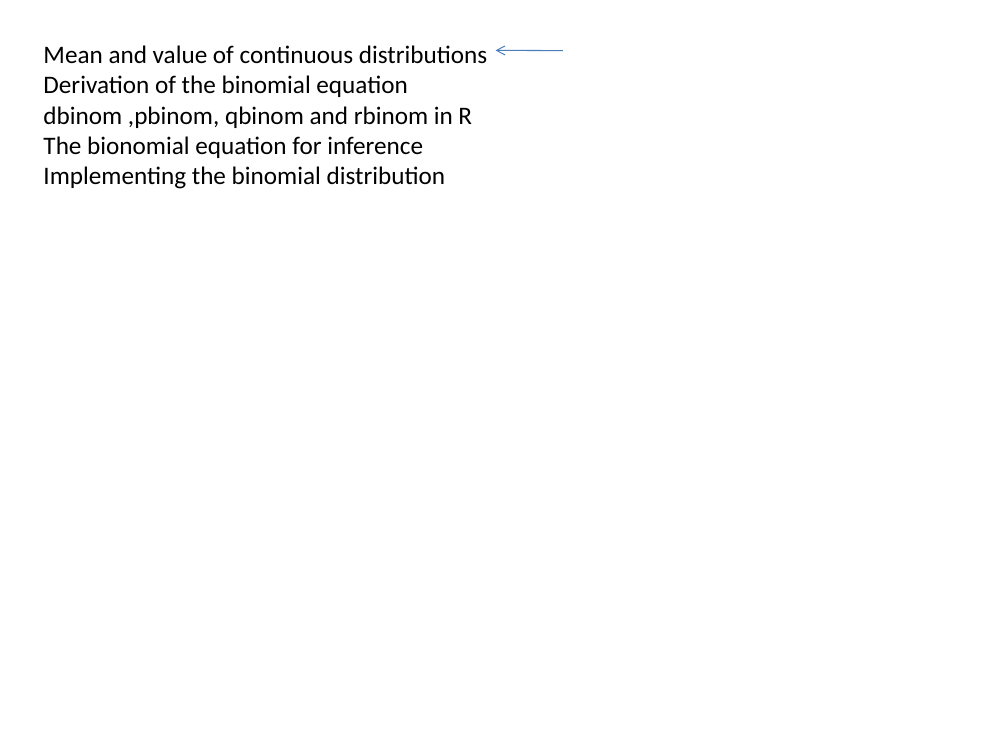
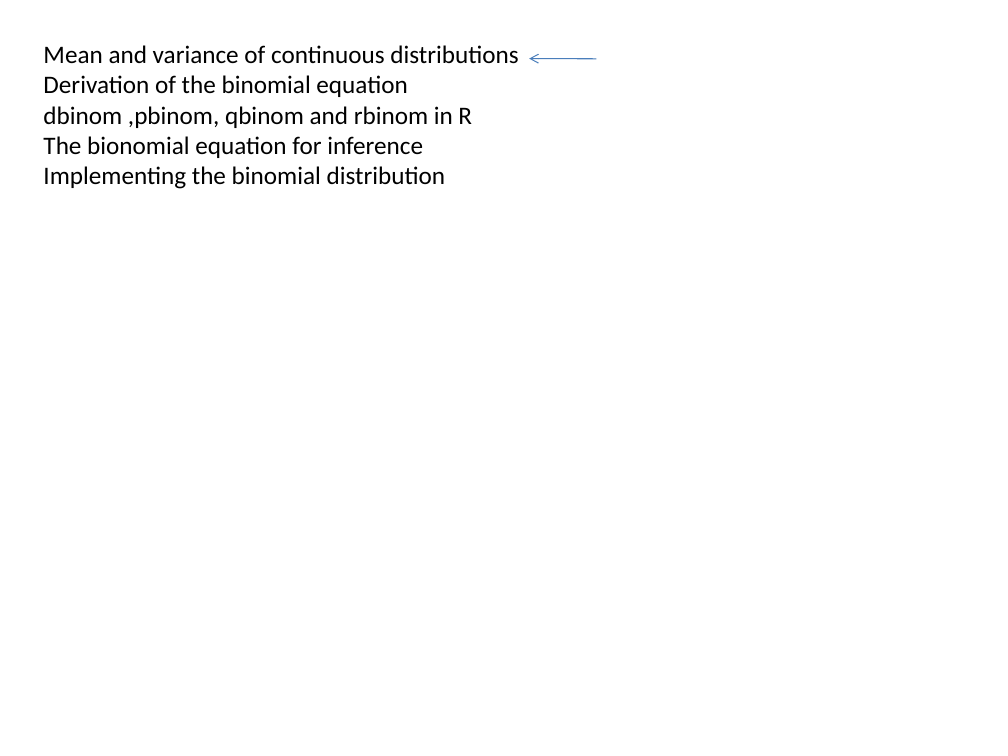
Before and after one commit to afodor/afodor.github.io, a slide deck: slide 1 of classes/stats2018/Lecture03.pptx. Drawn at 1008x756 pixels with LibreOffice and Linux fonts; fonts in the diff are those of the drawing. Boxes give left, top, right and bottom in pixels: in the first picture for what was removed or moved away, otherwise in the second. Text is boxed around its words. In the diff, an @@ line names an element or a change of style, - is before the commit and + after.

Commit message:
some small bug fixes

```diff
--- a/classes/stats2018/Lecture03.pptx
+++ b/classes/stats2018/Lecture03.pptx
@@ text at bbox=[43, 45, 518, 64]: text changed @@
-Mean and value of continuous distributions
+Mean and variance of continuous distributions
@@ arrow moved from (562, 50) - (496, 50) to (597, 58) - (529, 58) @@
```
Also in this commit, not shown: 2 other slides changed.
